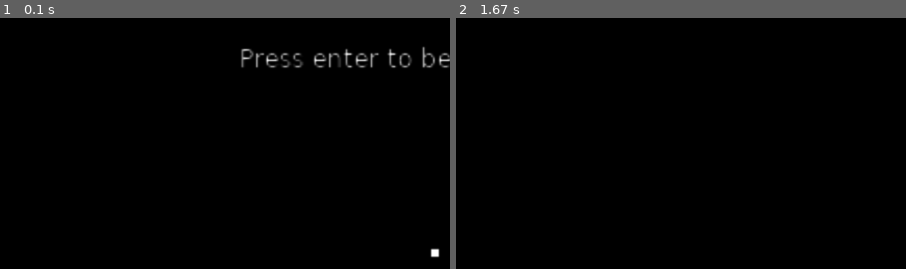
Above: before the commit, frames 1-2 (left to right).
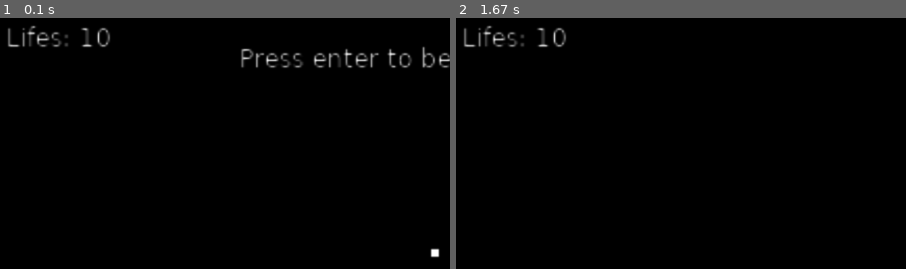
Above: after the commit, the same moments.

Repository: ghanemd/ball-and-paddle-game
Game: LÖVE game, started from main.lua
Two runs of this game, one before a commit and one after it. Both use one fixed random seed, a clock stepped at 60 frames per second and the inputs below.
Inputs:
- Up to frame 1 (0.1 s): no input
- Up to frame 2 (1.67 s): tap Enter at 0.33 s; hold Right 0.67-1.13 s; hold Right 1.17-1.63 s
The pictures show only the part of the screen within x 2-52%, y 3-53%; the shares and areas given below are measured in that part.

The runs differ from the first frame. In frame 1, 0.6% of the frame differs, in the area x 1-25%, y 3-12%; in frame 2, 0.6%.

Commit message:
adding a serve state

Diff:
--- a/ball.lua
+++ b/ball.lua
@@ -7,6 +7,13 @@
     self.width = width
     self.height = height
     -- The ball can move in two directions
+    self.dx = 0
+    self.dy = 0
+end
+
+function Ball:reset()
+    self.x = VIRTUAL_WIDTH / 2 - 2
+    self.y = VIRTUAL_HEIGHT / 2 - 2
     self.dx = 0
     self.dy = 0
 end
--- a/main.lua
+++ b/main.lua
@@ -36,6 +36,8 @@
     paddle = Paddle(VIRTUAL_WIDTH / 2 - 10, VIRTUAL_HEIGHT - 15, 20, 5)
     ball = Ball(VIRTUAL_WIDTH / 2 - 2, VIRTUAL_HEIGHT / 2 - 2, 4, 4)
 
+    lifes = 10
+
     gameState = 'start'
 
 end
@@ -54,7 +56,7 @@
 
 function love.update(dt)
 
-    if gameState == 'start' then
+    if gameState == 'start' or gameState == 'serve' then
 
         ball.dx = math.random(-100, 100)
         ball.dy = math.random(-100, 100)
@@ -88,6 +90,12 @@
             ball.dy = -ball.dy
         end
 
+        if ball.y >= VIRTUAL_HEIGHT then
+            lifes = lifes - 1
+            ball:reset()
+            gameState = 'serve'
+        end
+
         -- Check collisions with the paddle
         if ball:collides(paddle) then
             ball.y = paddle.y - ball.height
@@ -115,7 +123,7 @@
         love.event.quit()
     end
     if key == 'return' or key == 'enter' then
-        if gameState == 'start' then
+        if gameState == 'start' or gameState == 'serve' then
             gameState = 'play'
         end
     end
@@ -126,8 +134,14 @@
     -- begin drawing with push, in our virtual resolution
     push:apply('start')
 
+    love.graphics.print('Lifes: ' .. tostring(lifes), 10, 10)
+
     if gameState == 'start' then
         love.graphics.printf('Press enter to begin the game!', 0, 20, VIRTUAL_WIDTH, 'center')
+    end
+
+    if gameState == 'serve' then
+        love.graphics.printf('Press enter to serve the ball!', 0, 20, VIRTUAL_WIDTH, 'center')
     end
 
     ball:draw()
